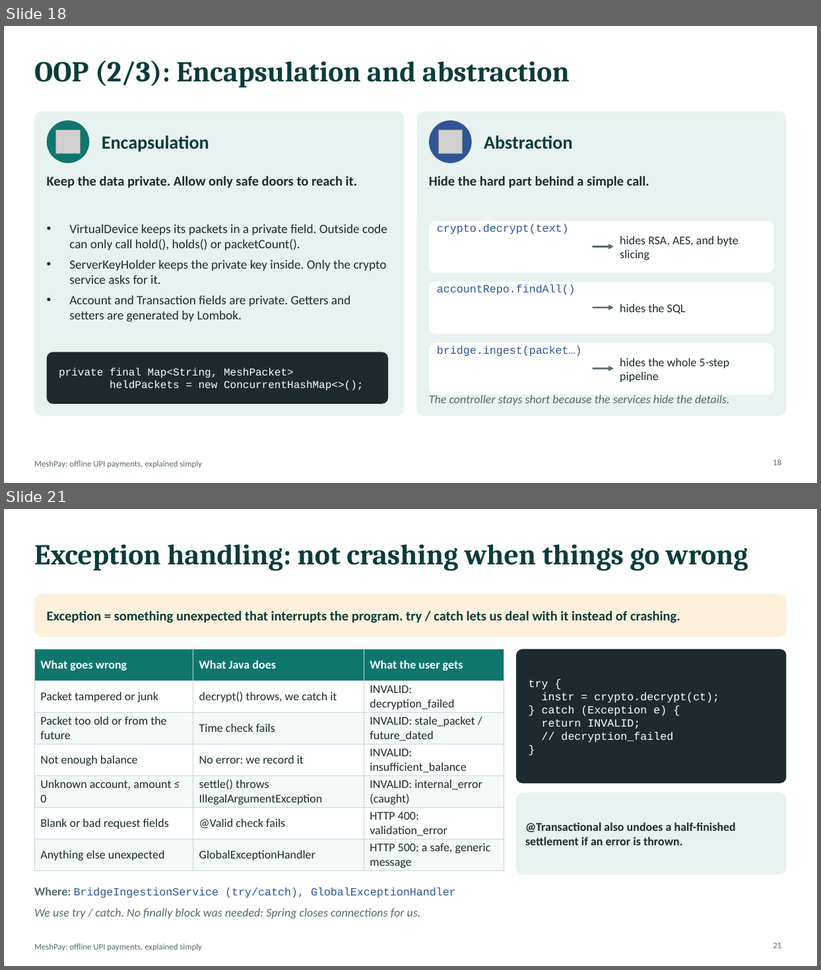
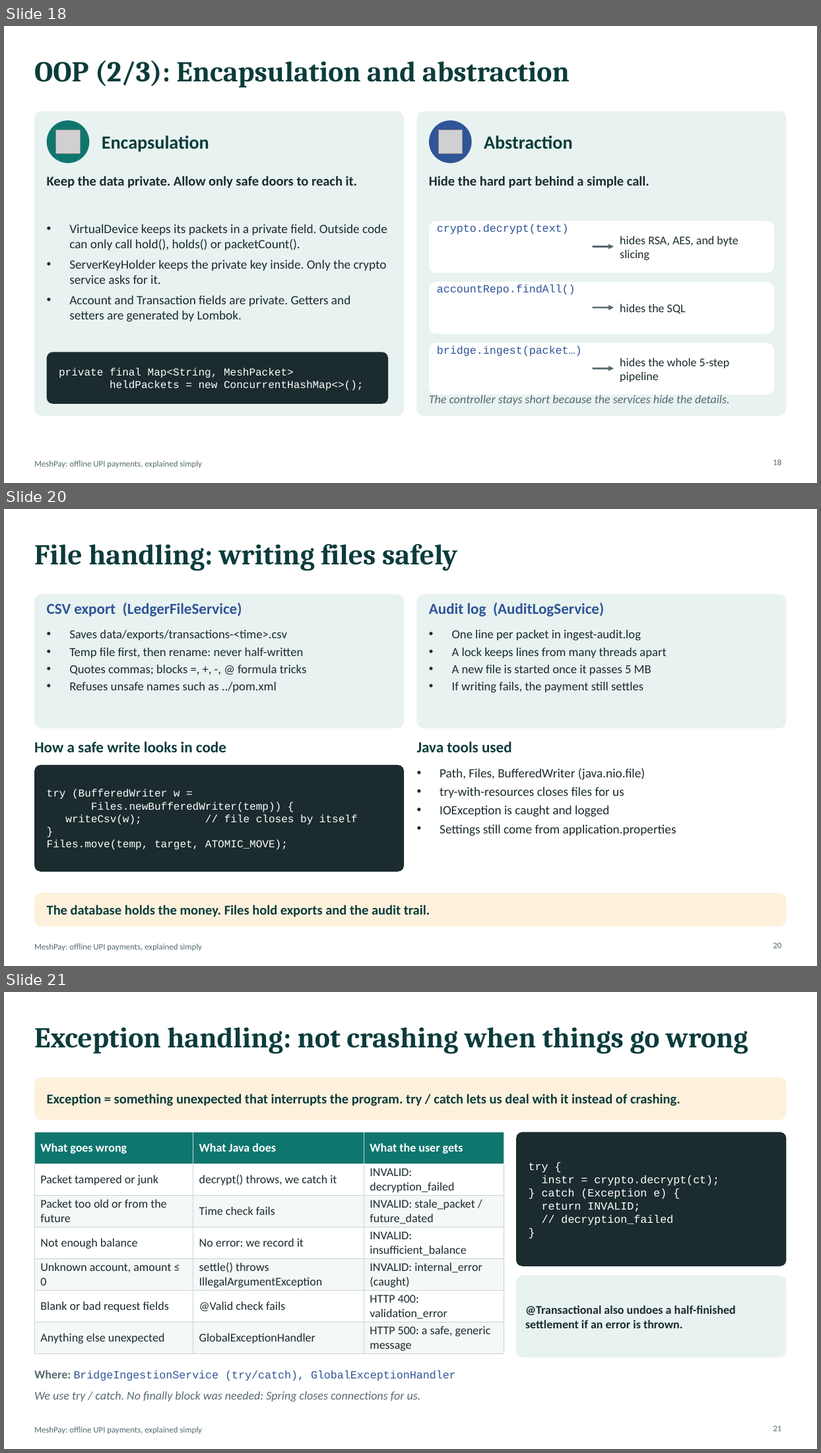
Before and after one commit to shaswatnaman/upi-offline-mesh, a slide deck: docs/MeshPay_Presentation.pptx. Shown one above the other, each under a label of ours: slides 18 and 21 before the commit, slides 18, 20 and 21 after it; the slides between them are not shown. The pictures are 821x970 and 821x1453 pixels, drawn with LibreOffice and Linux fonts; fonts in the diff are those of the drawing; grey boxes stand for pictures. Boxes give left, top, right and bottom in pixels: in the first picture for what was removed or moved away, otherwise in the second. Text is boxed around its words. In the diff, an @@ line names an element or a change of style, - is before the commit and + after.

```diff
--- a/docs/MeshPay_Presentation.pptx
+++ b/docs/MeshPay_Presentation.pptx
@@ slide 20 added at (x1=4, y1=509, x2=817, y2=966), background #FFFFFF; not listed: 1 template element that a slide beside it also shows @@
@@ title added at (x1=34, y1=544, x2=457, y2=571), 34 pt, text #0B3C3B, bold @@
+File handling: writing files safely
@@ rounded rectangle added at (x1=34, y1=594, x2=404, y2=729), fill #E8F2F0 @@
@@ text added at (x1=47, y1=603, x2=242, y2=617), 18 pt, text #2F5597, bold @@
+CSV export (LedgerFileService)
@@ rounded rectangle added at (x1=417, y1=594, x2=787, y2=729), fill #E8F2F0 @@
@@ text added at (x1=429, y1=603, x2=604, y2=617), 18 pt, text #2F5597, bold @@
+Audit log (AuditLogService)
@@ text added at (x1=69, y1=630, x2=306, y2=692), 14.5 pt, text #1B2B2E @@
+• Saves data/exports/transactions-<time>.csv
+• Temp file first, then rename: never half-written
+• Quotes commas; blocks =, +, -, @ formula tricks
+• Refuses unsafe names such as ../pom.xml
@@ text added at (x1=452, y1=630, x2=666, y2=692), 14.5 pt, text #1B2B2E @@
+• One line per packet in ingest-audit.log
+• A lock keeps lines from many threads apart
+• A new file is started once it passes 5 MB
+• If writing fails, the payment still settles
@@ text added at (x1=34, y1=741, x2=226, y2=753), 18 pt, text #0B3C3B, bold @@
+How a safe write looks in code
@@ text added at (x1=417, y1=741, x2=512, y2=753), 18 pt, text #0B3C3B, bold @@
+Java tools used
@@ rounded rectangle added at (x1=34, y1=765, x2=404, y2=872), fill #1B2B2E @@
@@ text added at (x1=440, y1=768, x2=677, y2=836), 15 pt, text #1B2B2E @@
+• Path, Files, BufferedWriter (java.nio.file)
+• try-with-resources closes files for us
+• IOException is caught and logged
+• Settings still come from application.properties
@@ text added at (x1=47, y1=789, x2=358, y2=850), 12.5 pt, text #FFFFFF @@
+try (BufferedWriter w =
+Files.newBufferedWriter(temp)) {
+writeCsv(w); // file closes by itself
+}
+Files.move(temp, target, ATOMIC_MOVE);
@@ rounded rectangle added at (x1=34, y1=893, x2=787, y2=927), fill #FDF1DC @@
@@ text added at (x1=47, y1=905, x2=430, y2=918), 16 pt, text #0B3C3B, bold @@
+The database holds the money. Files hold exports and the audit trail.
@@ page number added at (x1=773, y1=943, x2=781, y2=949), 10 pt, text #556A70 @@
+20
```
Also in this commit, not shown: 9 slides changed, 2 other slides added, 3 slides removed, 1 other file.
